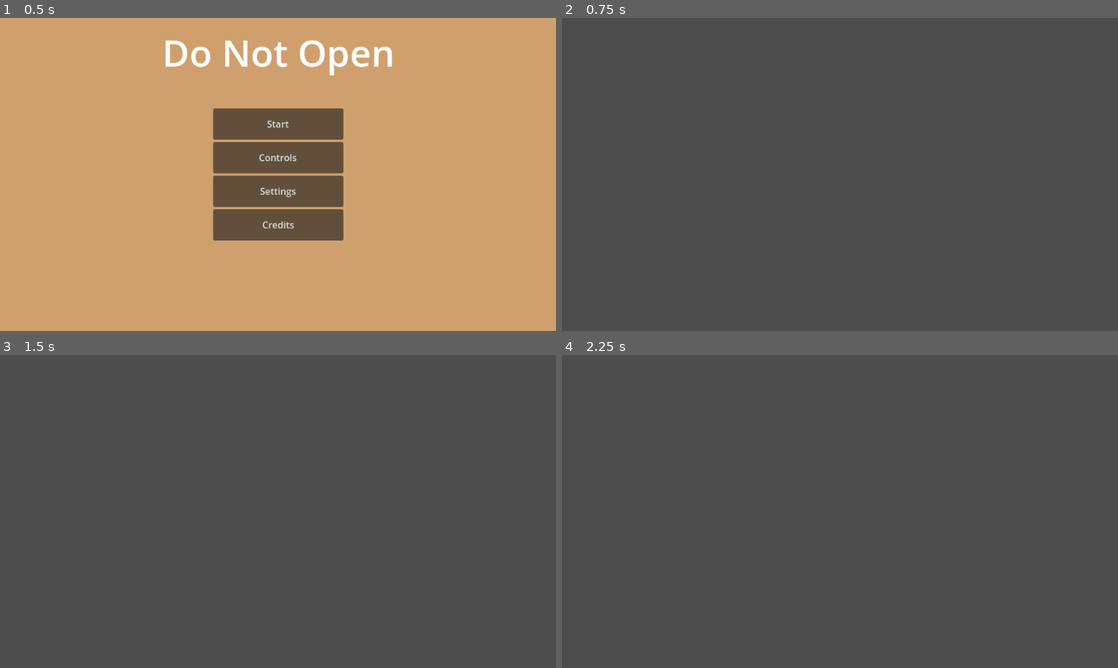
Above: before the commit, frames 1-4 (two rows, left to right).
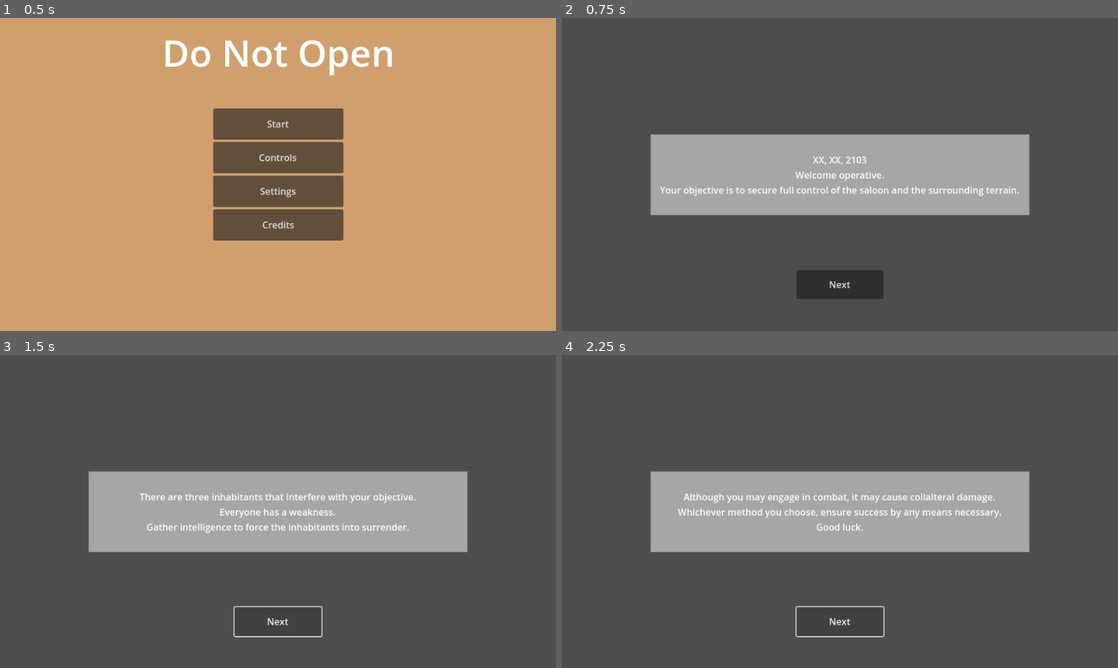
Above: after the commit, the same moments.

Repository: EricThunderSnake/DoNotOpen
Game: Godot game, scene res://Menus/main_menu.tscn
The game is run twice, just before and just after one commit, with the same random seed, the same clock (stepped at 60 frames per second) and the same inputs. Before the commit the project starts from res://test_environ.tscn.
Inputs (mouse positions are in pixels of both pictures, inside the frame that each line leads up to):
- Up to frame 1 (0.5 s): no input
- Up to frame 2 (0.75 s): click "Start" at 0.5 s
- Up to frame 3 (1.5 s): click (278, 621) at 1.25 s, where only the run after the commit has a clickable "Next"
- Up to frame 4 (2.25 s): click (840, 621) at 2 s, where only the run after the commit has a clickable "Next"

Frame 1 is identical in both runs. In frame 2, 19% of the frame differs, in the area x 15-85%, y 37-90%; in frame 3, 18%; in frame 4, 18%.

Commit message:
Start Dialogue
Script and scene for the start dialogue.

Diff:
--- a/game.gd
+++ b/game.gd
@@ -2,7 +2,10 @@
 
 
 @onready var pause_menu = $"Pause Menu"
+@onready var start_text = $StartText
+
 var paused = false
+
 
 func _process(delta: float) -> void:
 	if Input.is_action_just_pressed("Pause"):
--- a/game.tscn
+++ b/game.tscn
@@ -1,10 +1,9 @@
 [gd_scene load_steps=3 format=3 uid="uid://bpiqs4canit8s"]
 
 [ext_resource type="Script" path="res://game.gd" id="1_xijjt"]
-[ext_resource type="PackedScene" uid="uid://bjhg2gjkblghe" path="res://Menus/pause_menu.tscn" id="2_sp7e1"]
+[ext_resource type="PackedScene" uid="uid://hpm3y42bfkrr" path="res://start_dialogue.tscn" id="2_a2p7g"]
 
 [node name="Game" type="Node3D"]
 script = ExtResource("1_xijjt")
 
-[node name="Pause Menu" parent="." instance=ExtResource("2_sp7e1")]
-visible = false
+[node name="Start Dialogue" parent="." instance=ExtResource("2_a2p7g")]
--- a/project.godot
+++ b/project.godot
@@ -11,7 +11,6 @@
 [application]
 
 config/name="DoNotOpen"
-run/main_scene="res://test_environ.tscn"
 run/main_scene="res://Menus/main_menu.tscn"
 config/features=PackedStringArray("4.3", "GL Compatibility")
 config/icon="res://icon.svg"
--- /dev/null
+++ b/start_dialogue.gd
@@ -0,0 +1,34 @@
+extends Control
+
+var dialogue = [
+	"XX, XX, 2103\nWelcome operative.\nYour objective is to secure full control of the saloon and the surrounding terrain.",
+
+	"There are three inhabitants that interfere with your objective.\nEveryone has a weakness.\nGather intelligence to force the inhabitants into surrender.",
+
+	"Although you may engage in combat, it may cause collalteral damage.\nWhichever method you choose, ensure success by any means necessary.\nGood luck.",
+]
+
+var current_line = 0
+
+@onready var start_text = $StartText
+@onready var next_button = $NextButton
+
+func _ready():
+	#Freeze game except UI
+	Engine.time_scale = 0
+	update_dialogue()
+
+
+func update_dialogue():
+	if current_line < dialogue.size():
+		start_text.text = dialogue[current_line]
+	else:
+		#Unfreezes game
+		Engine.time_scale = 1
+		#Hides entire start dialogue
+		$".".hide()
+
+
+func _on_continue_button_pressed() -> void:
+	current_line += 1
+	update_dialogue()
--- /dev/null
+++ b/start_dialogue.tscn
@@ -0,0 +1,66 @@
+[gd_scene load_steps=2 format=3 uid="uid://hpm3y42bfkrr"]
+
+[ext_resource type="Script" path="res://start_dialogue.gd" id="1_aok4i"]
+
+[node name="Start Dialogue" type="Control"]
+layout_mode = 3
+anchors_preset = 15
+anchor_right = 1.0
+anchor_bottom = 1.0
+grow_horizontal = 2
+grow_vertical = 2
+script = ExtResource("1_aok4i")
+
+[node name="DialogueBG" type="ColorRect" parent="."]
+layout_mode = 1
+anchors_preset = 8
+anchor_left = 0.5
+anchor_top = 0.5
+anchor_right = 0.5
+anchor_bottom = 0.5
+offset_left = -327.0
+offset_top = -69.5
+offset_right = 327.0
+offset_bottom = 69.5
+grow_horizontal = 2
+grow_vertical = 2
+color = Color(1, 1, 1, 0.501961)
+
+[node name="StartText" type="Label" parent="."]
+layout_mode = 1
+anchors_preset = 8
+anchor_left = 0.5
+anchor_top = 0.5
+anchor_right = 0.5
+anchor_bottom = 0.5
+offset_left = -327.0
+offset_top = -69.5
+offset_right = 327.0
+offset_bottom = 69.5
+grow_horizontal = 2
+grow_vertical = 2
+text = "XX, XX, 2103
+
+Welcome operative.
+
+Your objective is to secure full control of the saloon and the surrounding terrain."
+horizontal_alignment = 1
+vertical_alignment = 1
+autowrap_mode = 2
+
+[node name="NextButton" type="Button" parent="."]
+layout_mode = 1
+anchors_preset = 7
+anchor_left = 0.5
+anchor_top = 1.0
+anchor_right = 0.5
+anchor_bottom = 1.0
+offset_left = -75.0
+offset_top = -105.0
+offset_right = 75.0
+offset_bottom = -55.0
+grow_horizontal = 2
+grow_vertical = 0
+text = "Next"
+
+[connection signal="pressed" from="NextButton" to="." method="_on_continue_button_pressed"]
